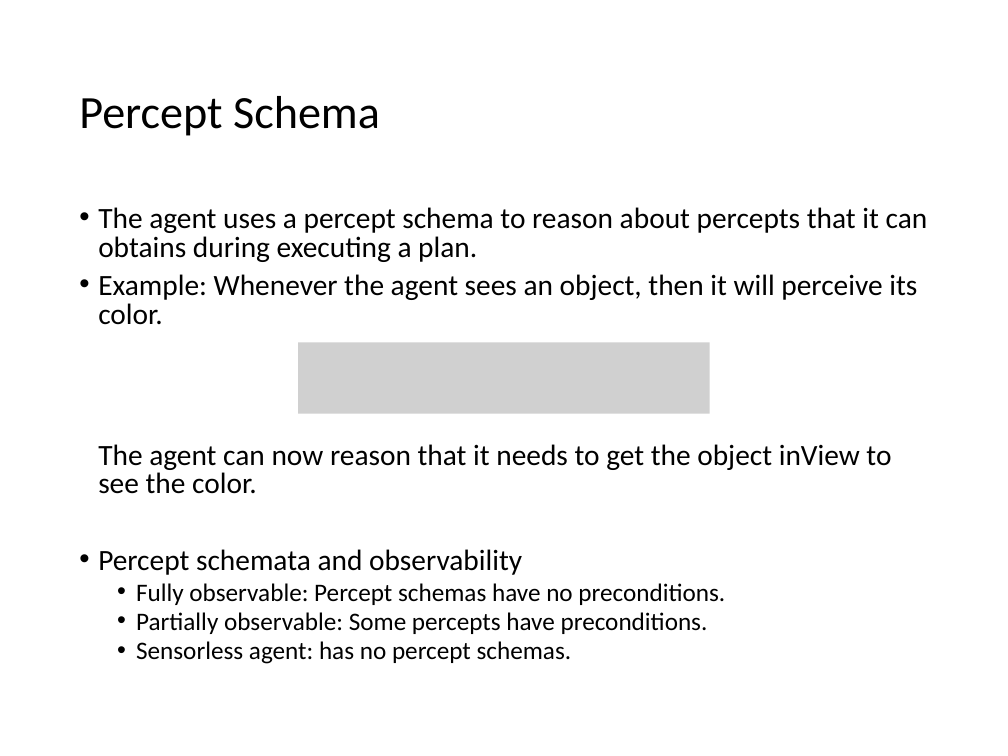
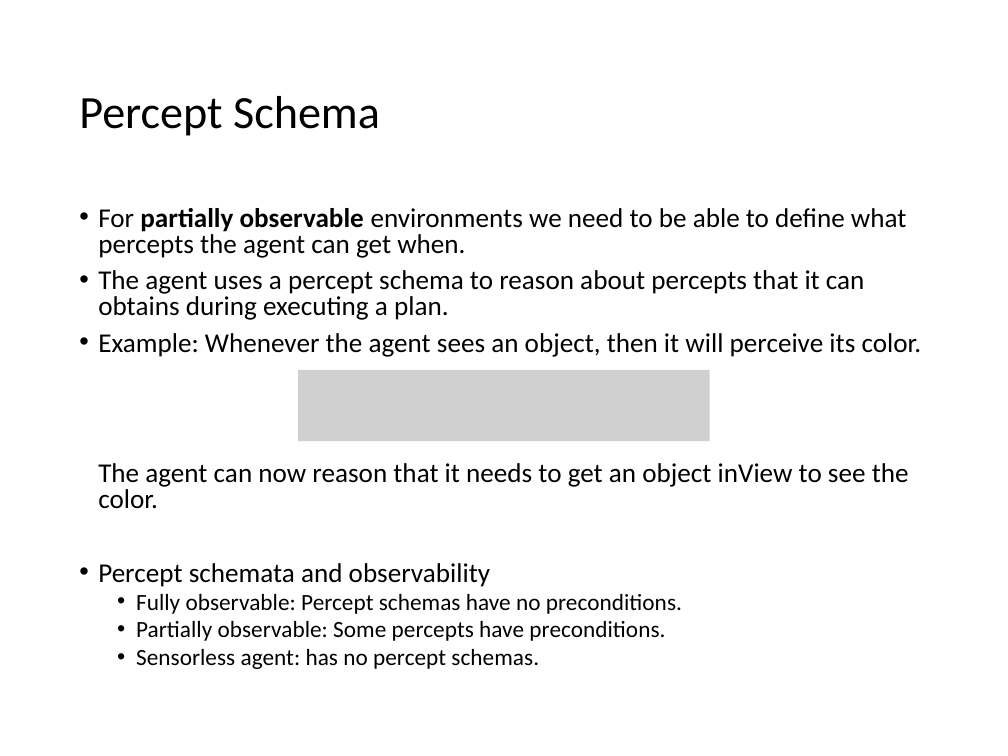
Before and after one commit to mhahsler/CS7320-AI, a slide deck: slide 16 of slides/11_Automated_Planning.pptx. Drawn at 1008x756 pixels with LibreOffice and Linux fonts; fonts in the diff are those of the drawing; grey boxes stand for pictures. Boxes give left, top, right and bottom in pixels: in the first picture for what was removed or moved away, otherwise in the second. Text is boxed around its words. In the diff, an @@ line names an element or a change of style, - is before the commit and + after.

```diff
--- a/slides/11_Automated_Planning.pptx
+++ b/slides/11_Automated_Planning.pptx
@@ text at bbox=[98, 208, 907, 258]: paragraph added @@
+• For partially observable environments we need to be able to define what percepts the agent can get when.
@@ text at bbox=[98, 270, 865, 669]: size 21 to 19.4 pt in "The agent uses a percept schema to ...", "Percept schemata and observability"; size 18 to 16.6 pt in "Fully observable: Percept schemas have no preconditions.", "Partially observable: Some percepts have preconditions.", "Sensorless agent: has no percept schemas." @@
@@ text at bbox=[98, 333, 922, 509]: text changed; size 21 to 19.4 pt @@
-• Example: Whenever the agent sees an object, then it will perceive its color.
-  The agent can now reason that it needs to get the object inView to see the color.
+• Example: Whenever the agent sees an object, then it will perceive its color.
+  The agent can now reason that it needs to get an object inView to see the color.
@@ picture: place and size @@
-picture at bbox=[298, 343, 710, 414]
+picture at bbox=[298, 370, 710, 442]
```
Also in this commit, not shown: 11 other slides changed, 1 slide added, 1 slide removed, 1 other file.
